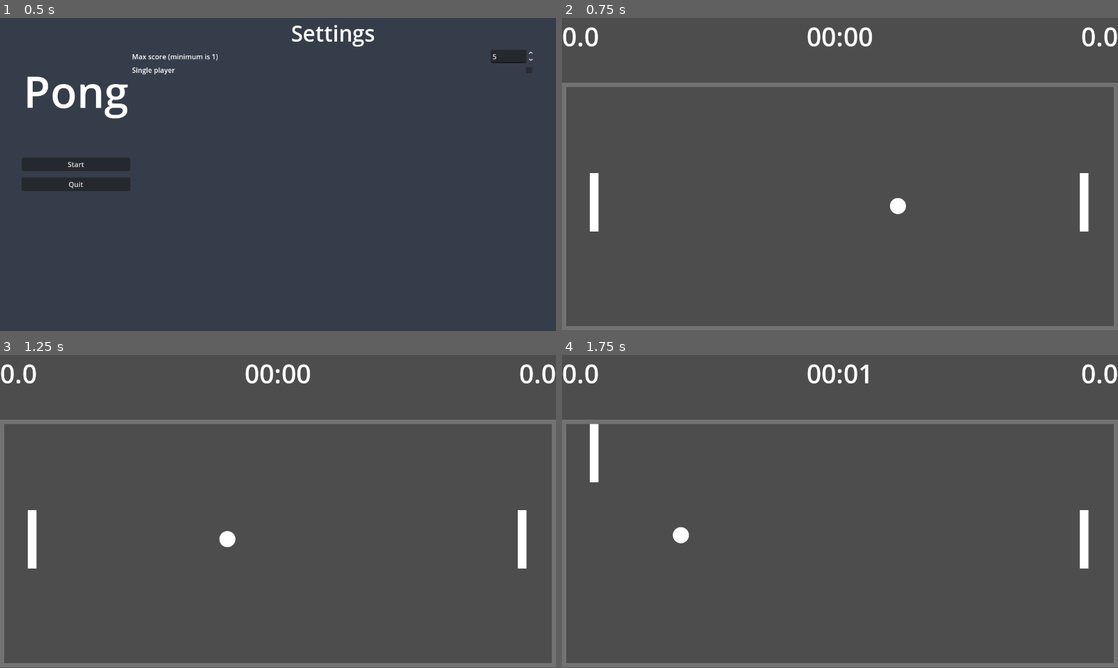
Above: before the commit, frames 1-4 (two rows, left to right).
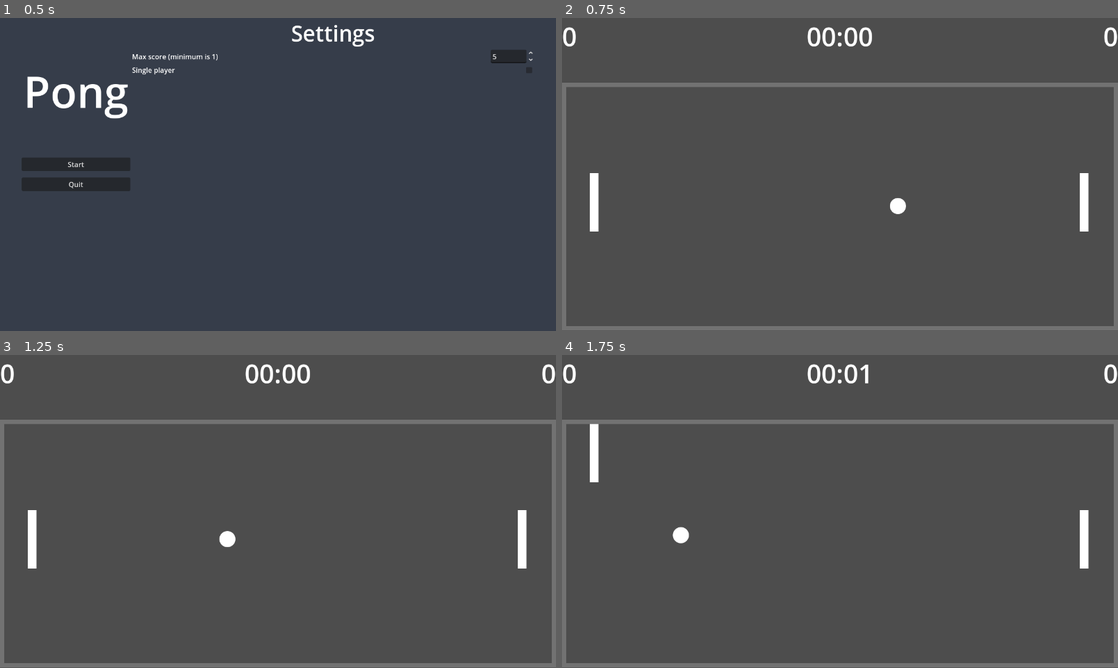
Above: after the commit, the same moments.

Repository: spireneko/pong
Game: Godot game, scene res://src/scenes/main_menu.tscn
The game is run twice, just before and just after one commit, with the same random seed, the same clock (stepped at 60 frames per second) and the same inputs.
Inputs:
- Up to frame 1 (0.5 s): no input
- Up to frame 2 (0.75 s): click "Start" at 0.5 s
- Up to frame 3 (1.25 s): no input
- Up to frame 4 (1.75 s): tap Enter at 1.25 s; hold W (Up) from 1.28 s (still down)

Frame 1 is identical in both runs. In frame 2, 0.2% of the frame differs, in the area x 2-97%, y 2-10%; in frame 3, 0.2%; in frame 4, 0.2%.

Commit message:
bump to godot 4.5

Diff:
--- a/project.godot
+++ b/project.godot
@@ -12,7 +12,7 @@
 
 config/name="Pong"
 run/main_scene="res://src/scenes/main_menu.tscn"
-config/features=PackedStringArray("4.1", "Forward Plus")
+config/features=PackedStringArray("4.5", "Forward Plus")
 config/icon="res://icon.svg"
 
 [autoload]
@@ -36,12 +36,12 @@
 
 Up={
 "deadzone": 0.5,
-"events": [Object(InputEventKey,"resource_local_to_scene":fa …(172 unchanged characters)… eycode":87,"key_label":0,"unicode":119,"echo":false,"script":null)
+"events": [Object(InputEventKey,"resource_local_to_scene":fa …(172 unchanged characters)… eycode":87,"key_label":0,"unicode":119,"location":0,"echo":false,"script":null)
 ]
 }
 Down={
 "deadzone": 0.5,
-"events": [Object(InputEventKey,"resource_local_to_scene":fa …(172 unchanged characters)… eycode":83,"key_label":0,"unicode":115,"echo":false,"script":null)
+"events": [Object(InputEventKey,"resource_local_to_scene":fa …(172 unchanged characters)… eycode":83,"key_label":0,"unicode":115,"location":0,"echo":false,"script":null)
 ]
 }
 
--- a/src/scenes/main_menu.tscn
+++ b/src/scenes/main_menu.tscn
@@ -82,7 +82,6 @@
 value = 5.0
 rounded = true
 allow_greater = true
-update_on_text_changed = true
 
 [node name="HBoxContainer2" type="HBoxContainer" parent="MarginContainer/HBoxContainer/Settings"]
 layout_mode = 2
--- a/src/scripts/hud.gd
+++ b/src/scripts/hud.gd
@@ -15,7 +15,7 @@
 
 func reset():
 	set_time(0)
-	set_score(Vector2.ZERO)
+	set_score(Vector2i.ZERO)
 	gameover_menu.hide()
 
 
@@ -31,7 +31,7 @@
 	time.text = result
 
 
-func set_score(new_score: Vector2):
+func set_score(new_score: Vector2i):
 	left_score.text = str(new_score.x)
 	right_score.text = str(new_score.y)
 
--- a/src/scripts/player.gd
+++ b/src/scripts/player.gd
@@ -15,7 +15,7 @@
 	move_and_collide(velocity * SPEED * delta)
 
 
-func _unhandled_key_input(event: InputEvent) -> void:
+func _unhandled_key_input(_event: InputEvent) -> void:
 	if player_control == PlayerControl.ArrowPlayer:
 		velocity = Vector2(0, Input.get_axis("ui_up", "ui_down"))
 	elif player_control == PlayerControl.WasdPlayer:
--- a/src/scripts/wall.gd
+++ b/src/scripts/wall.gd
@@ -1,3 +1,4 @@
 extends StaticBody2D
 
+@warning_ignore("unused_signal")
 signal ball_touched
Not shown, changed: assets/Ball.svg.import
Not shown, changed: icon.svg.import
Not shown, added: images/.gdignore
Binary file added: images/win_screenshot.png
Not shown: 1 places in src/scenes/main_menu.tscn that only renumber resources
Not shown: 1 places in src/scenes/wall.tscn that only renumber resources
Not shown, added: src/scripts/arena.gd.uid
Not shown, added: src/scripts/ball.gd.uid
Not shown, added: src/scripts/global.gd.uid
Not shown, added: src/scripts/hud.gd.uid
Not shown, added: src/scripts/main_menu.gd.uid
Not shown, added: src/scripts/player.gd.uid
(and 2 more such lines)
